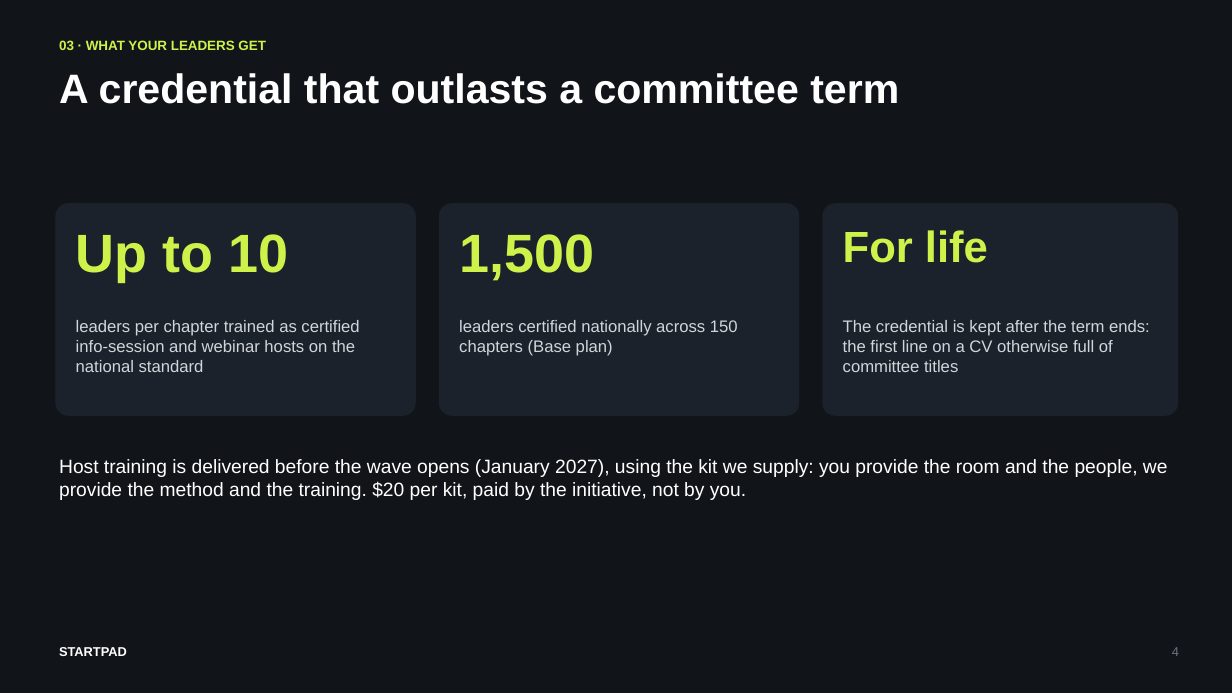
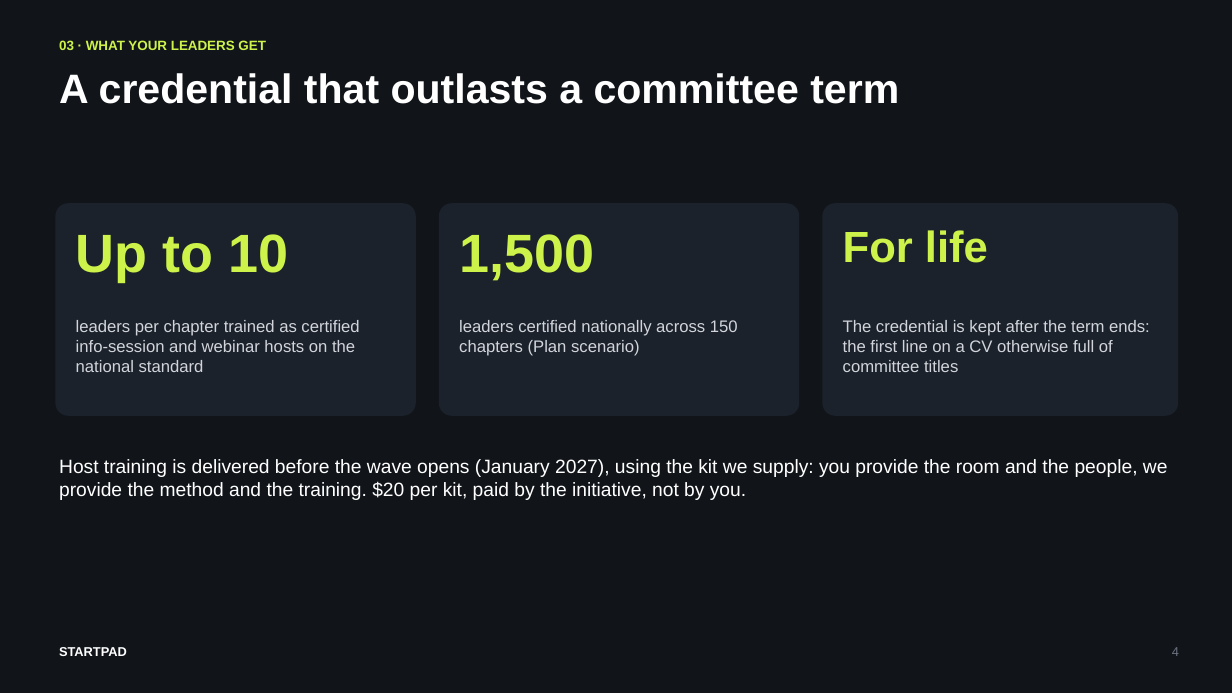
Before and after one commit to AbdelrhmanSoliman96/Abdelrhman-Soliman, a slide deck: slide 4 of StartPad/StartPad_Deck_Youth_Organisations.pptx. Drawn at 1232x693 pixels with LibreOffice and Linux fonts; fonts in the diff are those of the drawing. Boxes give left, top, right and bottom in pixels: in the first picture for what was removed or moved away, otherwise in the second. Text is boxed around its words. In the diff, an @@ line names an element or a change of style, - is before the commit and + after.

```diff
--- a/StartPad/StartPad_Deck_Youth_Organisations.pptx
+++ b/StartPad/StartPad_Deck_Youth_Organisations.pptx
@@ text at box(459, 320, 738, 356): text changed @@
-leaders certified nationally across 150 chapters (Base plan)
+leaders certified nationally across 150 chapters (Plan scenario)
```
Also in this commit, not shown: 5 other slides changed, 4 other files.
